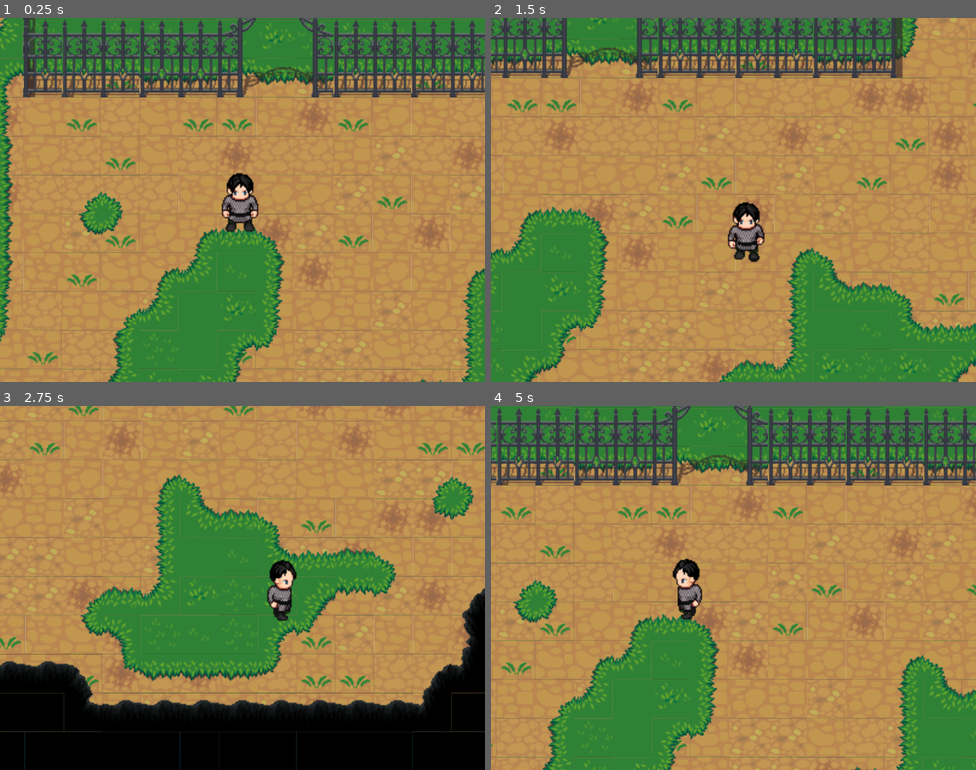
Above: before the commit, frames 1-4 (two rows, left to right).
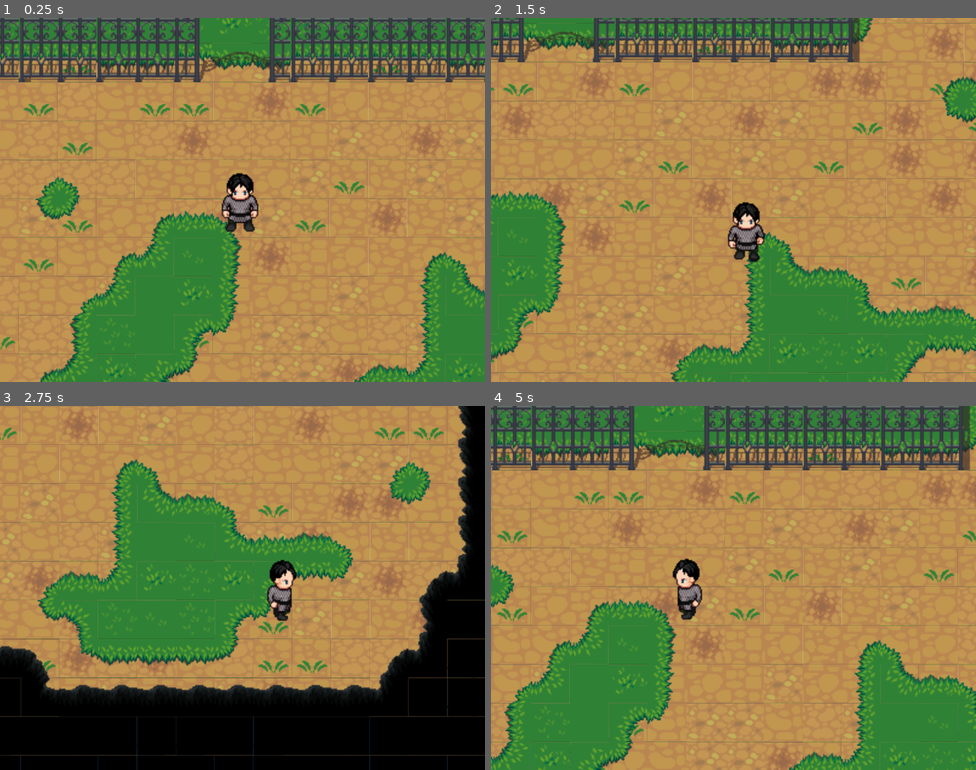
Above: after the commit, the same moments.

Repository: notnullgames/tiled-godot
Game: Godot game, scene res://town1.tscn
Same seed, same stepped clock (60 frames per second), same inputs: the game is played once before the commit and once after it.
Inputs:
- Up to frame 1 (0.25 s): no input
- Up to frame 2 (1.5 s): tap Enter at 0.5 s; hold Right (ui_right) 0.53-1.28 s; hold Down (ui_down) from 1.28 s (still down)
- Up to frame 3 (2.75 s): release Down (ui_down) at 2.03 s; hold Right (ui_right) from 2.03 s (still down)
- Up to frame 4 (5 s): release Right (ui_right) at 2.78 s; hold Up (ui_up) 2.78-3.53 s; hold Left (ui_left) from 3.53 s (still down)

The runs differ from the first frame. In frame 1, 41% of the frame differs, in the area x 0-100%, y 0-100%; in frame 2, 36%; in frame 3, 33%; in frame 4, 40%.

Commit message:
gates ysort is still screwy, but this closer

Diff:
--- a/town1.tscn
+++ b/town1.tscn
@@ -62,21 +62,20 @@
 format = 1
 tile_data = PoolIntArray( 851990, 0, 196613, 917526, 0, 262149 )
 
+[node name="gates" type="TileMap" parent="."]
+tile_set = ExtResource( 2 )
+cell_size = Vector2( 32, 32 )
+cell_custom_transform = Transform2D( 16, 0, 0, 16, 0, 0 )
+cell_y_sort = true
+format = 1
+tile_data = PoolIntArray( 851987, 0, 196625, 917523, 0, 262161, 917537, 0, 327697, 983073, 0, 393233, 1048609, 0, 393233, 1114145, 0, 393233, 1179681, 0, 393233, 1245217, 0, 393233, 1310739, 0, 327696, 1310740, 0, 1179666, 1310741, 0, 1048594, 1310742, 0, 1048593, 1310743, 0, 1048594, 1310744, 0, 1114133, 1310745, 0, 1114134, 1310746, 0, 1114135, 1310747, 0, 1048593, 1310748, 0, 1048594, 1310749, 0, 1048593, 1310750, 0, 1048594, 1310751, 0, 1048593, 1310752, 0, 327696, 1310753, 0, 393233, 1376275, 0, 393230, 1376276, 0, 1245202, 1376277, 0, 1114130, 1376278, 0, 1114129, 1376279, 0, 1114130, 1376280, 0, 1179669, 1376281, 0, 1179670, 1376282, 0, 1179671, 1376283, 0, 1114129, 1376284, 0, 1114130, 1376285, 0, 1114129, 1376286, 0, 1114130, 1376287, 0, 1114129, 1376288, 0, 1114130, 1376289, 0, 393233 )
+
+[node name="Player" parent="gates" instance=ExtResource( 4 )]
+position = Vector2( 824.1, 800.1 )
+
 [node name="gates2" type="TileMap" parent="."]
 tile_set = ExtResource( 2 )
 cell_size = Vector2( 32, 32 )
 cell_custom_transform = Transform2D( 16, 0, 0, 16, 0, 0 )
 format = 1
-tile_data = PoolIntArray( 917523, 0, 393233, 983059, 0, 393233, 1048595, 0, 393233, 1114131, 0, 393233, 1179667, 0, 393233, 1245203, 0, 393233, 1310739, 0, 393233, 1376275, 0, 393233 )
-
-[node name="gates" type="TileMap" parent="."]
-tile_set = ExtResource( 2 )
-cell_size = Vector2( 32, 32 )
-cell_custom_transform = Transform2D( 16, 0, 0, 16, 0, 0 )
-cell_tile_origin = 1
-cell_y_sort = true
-format = 1
-tile_data = PoolIntArray( 851987, 0, 196625, 917523, 0, 262161, 917537, 0, 327697, 983073, 0, 393233, 1048609, 0, 393233, 1114145, 0, 393233, 1179681, 0, 393233, 1245208, 0, 1048597, 1245209, 0, 1048598, 1245210, 0, 1048599, 1245217, 0, 393233, 1310739, 0, 327696, 1310740, 0, 1179666, 1310741, 0, 1048594, 1310742, 0, 1048593, 1310743, 0, 1048594, 1310744, 0, 1114133, 1310745, 0, 1114134, 1310746, 0, 1114135, 1310747, 0, 1048593, 1310748, 0, 1048594, 1310749, 0, 1048593, 1310750, 0, 1048594, 1310751, 0, 1048593, 1310752, 0, 327696, 1310753, 0, 393233, 1376275, 0, 393230, 1376276, 0, 1245202, 1376277, 0, 1114130, 1376278, 0, 1114129, 1376279, 0, 1114130, 1376280, 0, 1179669, 1376281, 0, 1179670, 1376282, 0, 1179671, 1376283, 0, 1114129, 1376284, 0, 1114130, 1376285, 0, 1114129, 1376286, 0, 1114130, 1376287, 0, 1114129, 1376288, 0, 1114130, 1376289, 0, 393233 )
-
-[node name="Player" parent="gates" instance=ExtResource( 4 )]
-position = Vector2( 788.6, 787.4 )
+tile_data = PoolIntArray( 917523, 0, 393233, 983059, 0, 393233, 1048595, 0, 393233, 1114131, 0, 393233, 1179667, 0, 393233, 1245203, 0, 393233, 1245208, 0, 1048597, 1245209, 0, 1048598, 1245210, 0, 1048599, 1310739, 0, 393233, 1376275, 0, 393233 )
Not shown, changed: town1.tmx
